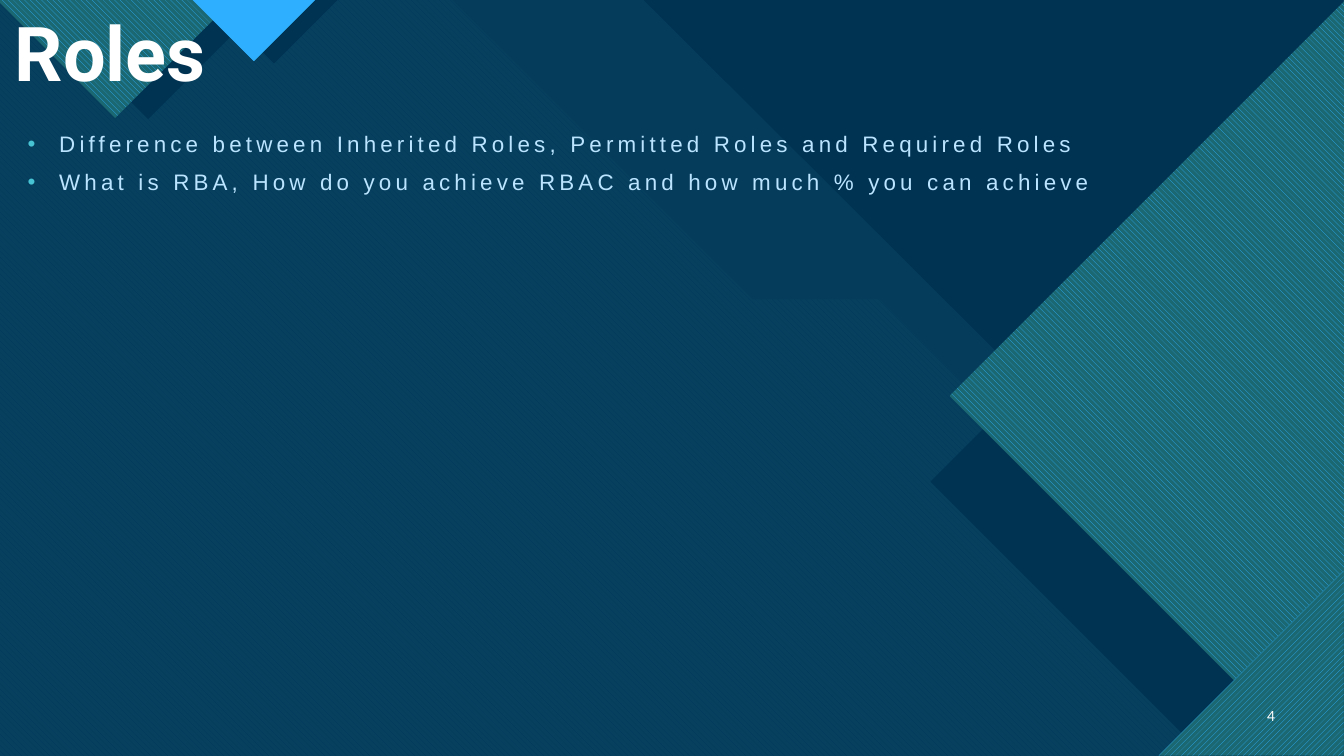
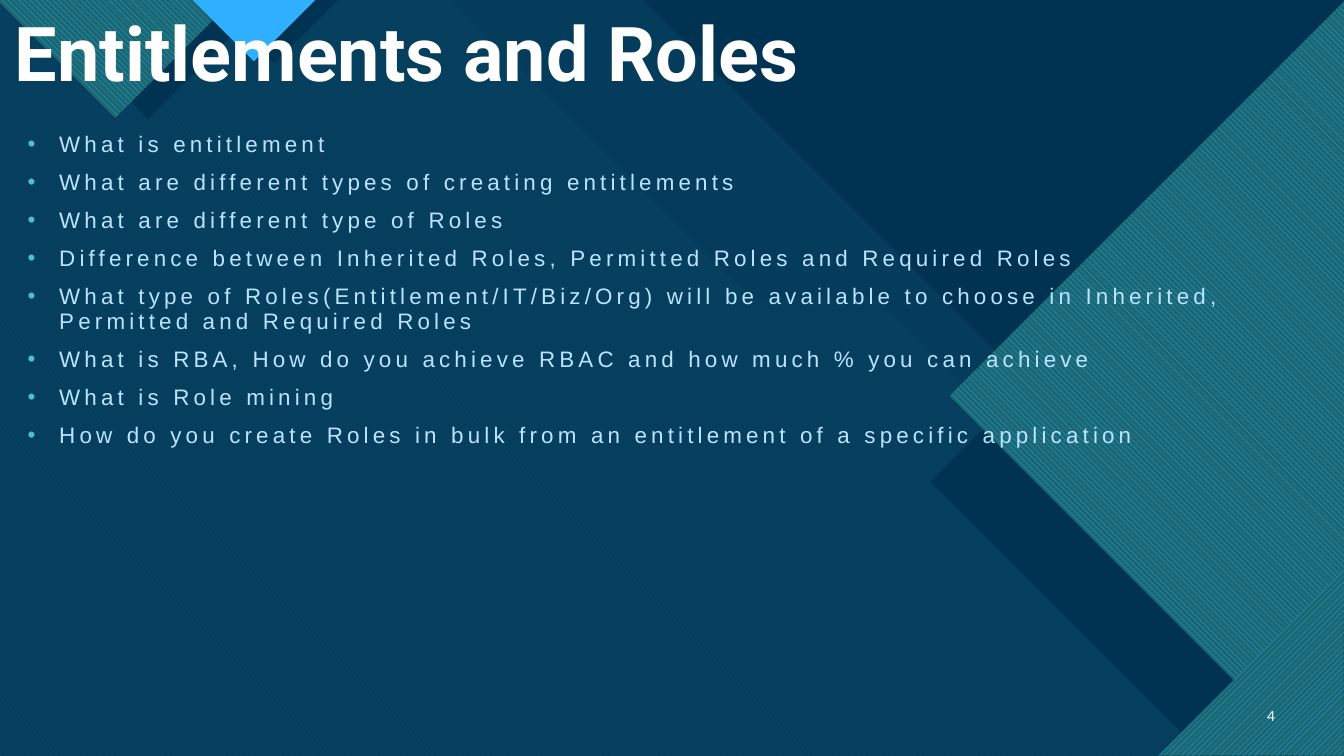
Before and after one commit to MVKR7/SailPoint-IIQ, a slide deck: slide 4 of Content/SailPoint_IdentityIQ_Interview_Questions.pptx. Drawn at 1344x756 pixels with LibreOffice and Linux fonts; fonts in the diff are those of the drawing. Boxes give left, top, right and bottom in pixels: in the first picture for what was removed or moved away, otherwise in the second. Text is boxed around its words. In the diff, an @@ line names an element or a change of style, - is before the commit and + after.

```diff
--- a/Content/SailPoint_IdentityIQ_Interview_Questions.pptx
+++ b/Content/SailPoint_IdentityIQ_Interview_Questions.pptx
@@ title at bbox=[15, 12, 799, 99]: text changed @@
-Roles
+Entitlements and Roles
@@ text at bbox=[59, 136, 733, 233]: paragraphs added @@
+• What is entitlement
+• What are different types of creating entitlements
+• What are different type of Roles
@@ text at bbox=[59, 287, 1217, 334]: paragraph added @@
+• What type of Roles(Entitlement/IT/Biz/Org) will be available to choose in Inherited, Permitted and Required Roles
@@ text at bbox=[59, 389, 1132, 448]: paragraphs added @@
+• What is Role mining
+• How do you create Roles in bulk from an entitlement of a specific application
```
Also in this commit, not shown: 8 other slides changed, 1 slide added, 3 other files.
